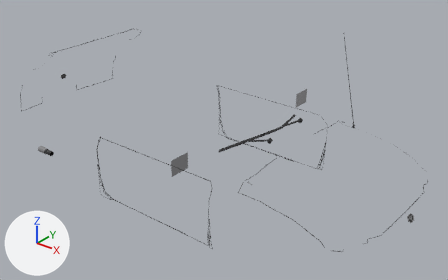
What one commit did to the glTF model veiculos/sketchfab/detalhe/caipora/caipora_detalhe.glb.
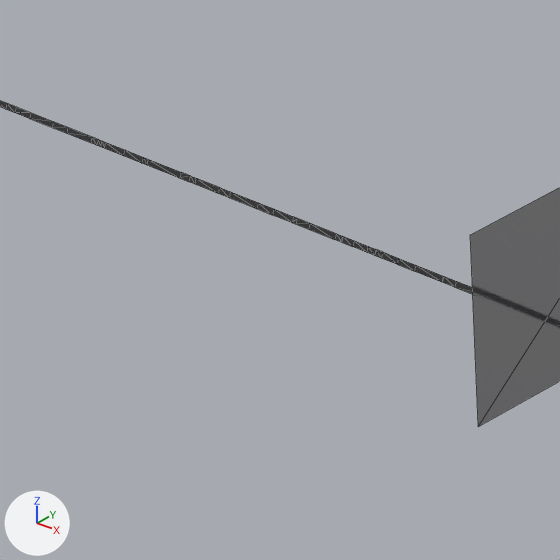
The first picture shows the older version from a 50 mm lens placed at (3.09, -3.53, 2.96), pointed at (0.23, 0.04, 0.75). The close-ups show the older and then the newer version on the part from 29% to 40% of the width and 50% to 67% of the height of that picture. Only the edits that show in the close-ups are written down. Lighting does not change. The marker at lower left points along +X, +Y and +Z. The close-ups show mesh edges as thin lines. Vertices at exactly the same position are counted once.

The scene before the commit, as lines of its bpy script (objects in view):
```python
me_det_door_fr = bpy.data.meshes.new('det_door_fr')
me_det_door_fr.from_pydata(...)  # 1196 vertices, 764 faces; spans x -0.413..0.767, y -0.793..-0.716, z 0.346..0.876
me_det_door_fr.materials.append(mat_chassi)  # dark grey #2f2f30
me_det_mirror_right = bpy.data.meshes.new('det_mirror_right')
me_det_mirror_right.from_pydata([(0.496, -0.861, 0.89), (0.496, -0.861, 1.015), (0.496, -0.692, 1.015), (0.496, -0.692, 0.89)], [], [(0, 1, 2), (0, 2, 3)])
me_det_mirror_right.materials.append(mat_cromo)  # light grey #ceced1
ob_det_door_fr = bpy.data.objects.new('det_door_fr', me_det_door_fr)
ob_det_door_fr.location = (0.0, 0.0, 0.0)
ob_det_mirror_right = bpy.data.objects.new('det_mirror_right', me_det_mirror_right)
ob_det_mirror_right.location = (0.0, 0.0, 0.0)
```
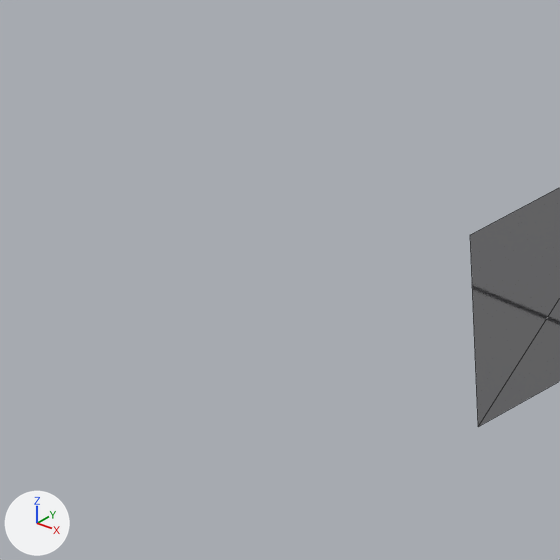
Where the change shows, as pixel boxes (x1, y1, x2, y2) in the close-ups (560 x 560 px):
'det_door_fr', reshaped (not visible afterwards)
    before: (0, 101, 473, 294)

Diff of the bpy script that builds the scene:
```diff
--- a/veiculos/sketchfab/detalhe/caipora/caipora_detalhe.glb.py
+++ b/veiculos/sketchfab/detalhe/caipora/caipora_detalhe.glb.py
@@ me_det_door_fr @@
 # used by ob_det_door_fr; location = (0.0, 0.0, 0.0)
-me_det_door_fr.from_pydata(...)  # 1196 vertices, 764 faces; spans x -0.413..0.767, y -0.793..-0.716, z 0.346..0.876
+me_det_door_fr.from_pydata(...)  # 1063 vertices, 690 faces; spans x -0.411..0.765, y -0.793..-0.715, z 0.348..0.875
+# me_det_door_fr part 1: 16 loose pieces with 109 vertices, spanning x -0.39..0.378, y -0.762..-0.718, z 0.35..0.875, are deleted
+# other edits to the shape of me_det_door_fr do not show in these pictures
 me_det_door_fr.materials.append(mat_chassi)
```
